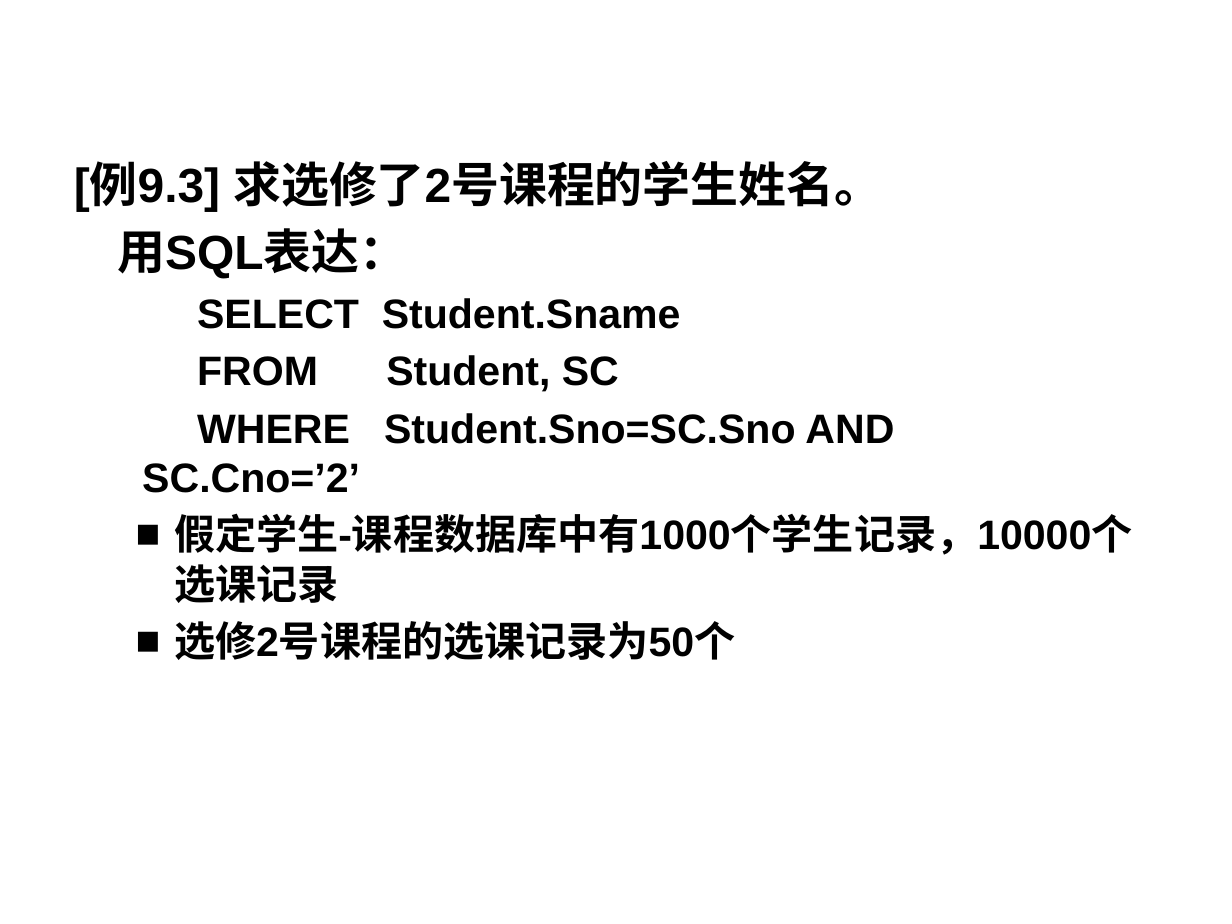
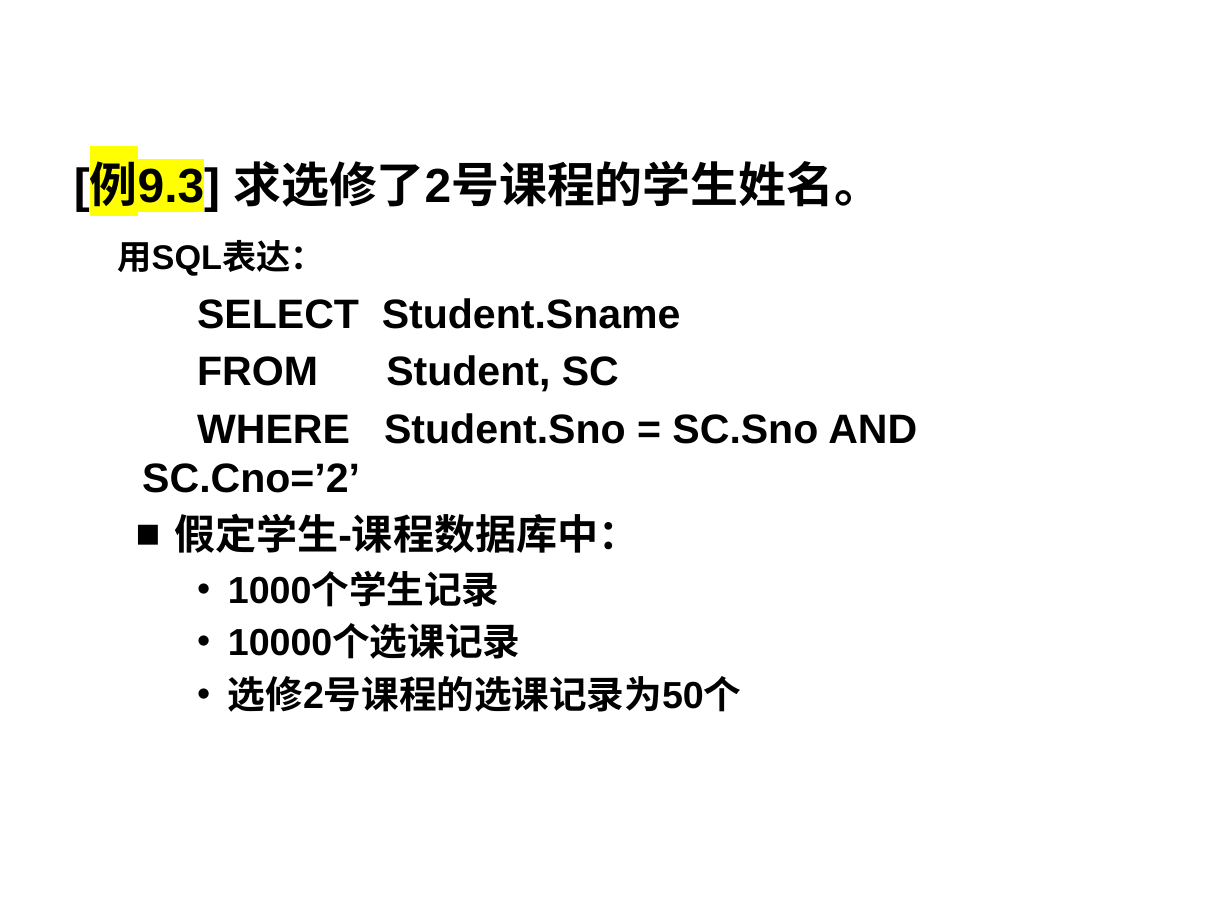
Before and after one commit to HBU/DataBase, a slide deck: slide 20 of PPT/PPT2020/DB第09章.pptx. Drawn at 1232x924 pixels with LibreOffice and Linux fonts; fonts in the diff are those of the drawing; background and template pictures are left out. Boxes give left, top, right and bottom in pixels: in the first picture for what was removed or moved away, otherwise in the second. Text is boxed around its words. In the diff, an @@ line names an element or a change of style, - is before the commit and + after.

```diff
--- a/PPT/PPT2020/DB第09章.pptx
+++ b/PPT/PPT2020/DB第09章.pptx
@@ text at box(74, 161, 882, 712): highlight none to #FFFF00 in "[例9.3]"; size 28 to 20 pt in "用SQL表达："; size 24 to 22 pt in "选修2号课程的选课记录为50个"; less space between paragraphs; bullet ■ to •; list level 2 to 3 in "选修2号课程的选课记录为50个" @@
@@ text at box(142, 413, 917, 659): text changed @@
-WHERE Student.Sno=SC.Sno AND SC.Cno=’2’
-  ■ 假定学生-课程数据库中有1000个学生记录，10000个选课记录
+WHERE Student.Sno = SC.Sno AND SC.Cno=’2’
+  ■ 假定学生-课程数据库中：
+    • 1000个学生记录
+    • 10000个选课记录
```
Also in this commit, not shown: 26 other slides changed, 2 other files.
